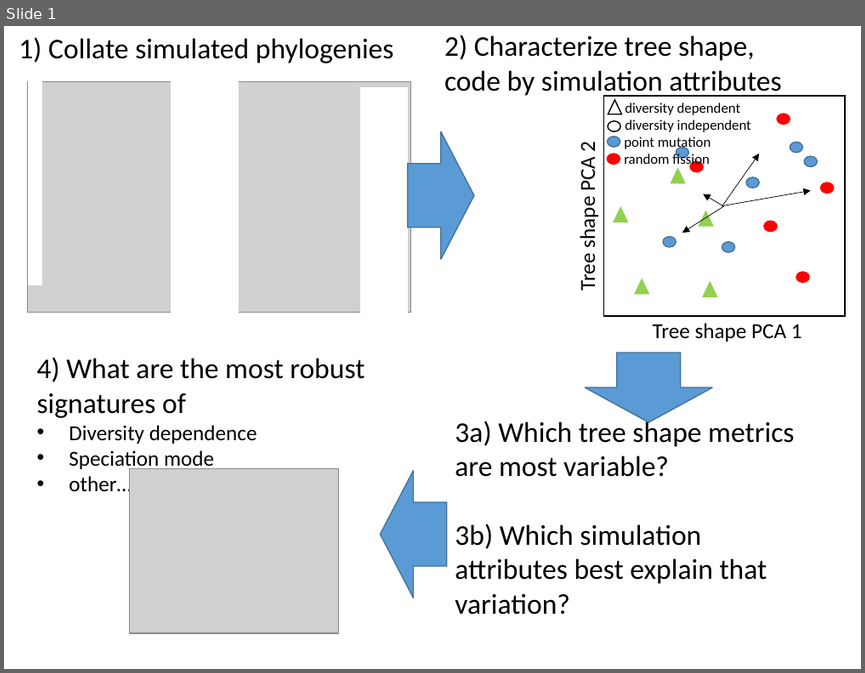
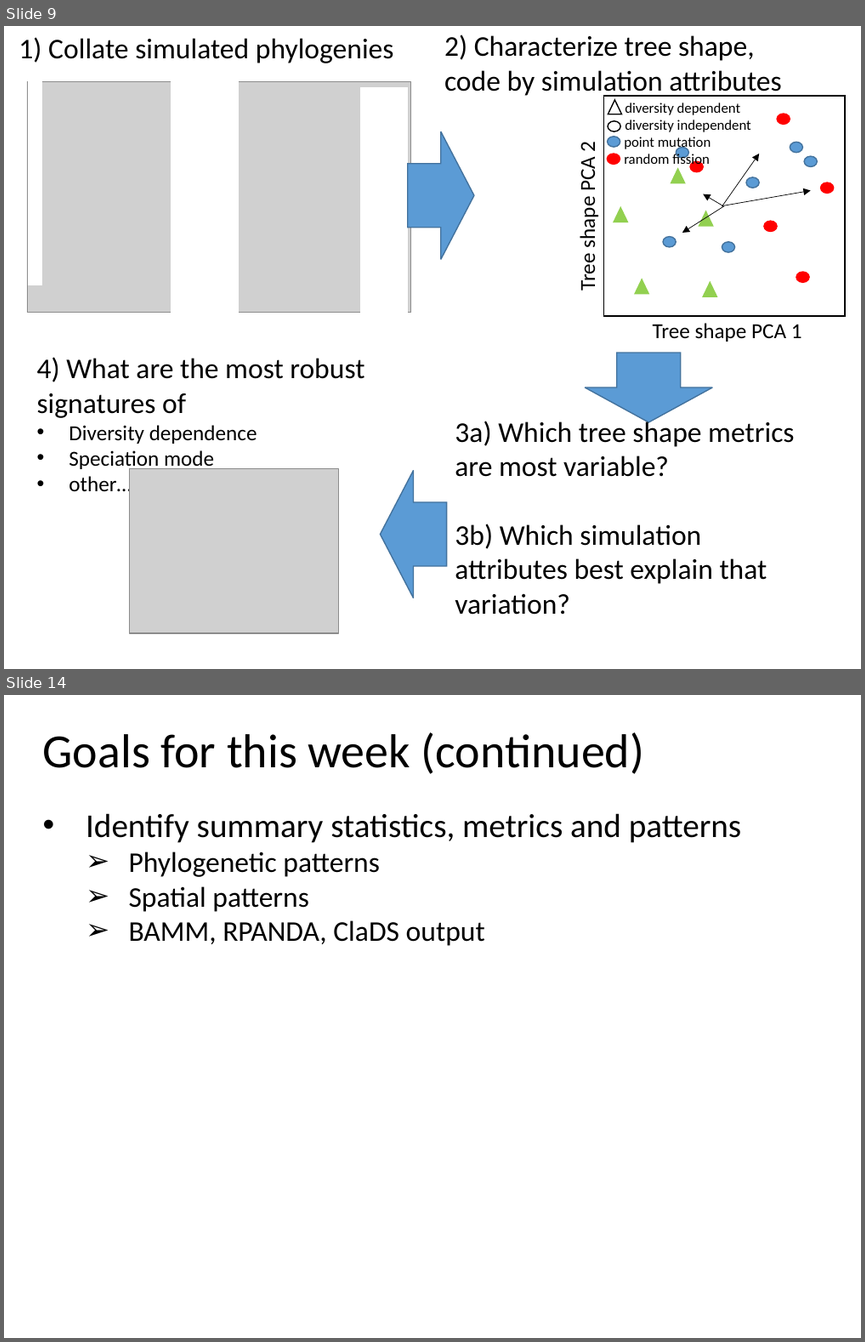
Before and after one commit to sELDIG/SimulationStudy, a slide deck: simulation_output_comparison.pptx. Shown one above the other, each under a label of ours: slide 1 before the commit, slides 9 and 14 after it; the slides between them are not shown. The pictures are 865x673 and 865x1342 pixels, drawn with LibreOffice and Linux fonts; fonts in the diff are those of the drawing; grey boxes stand for pictures. Boxes give left, top, right and bottom in pixels: in the first picture for what was removed or moved away, otherwise in the second. Text is boxed around its words. In the diff, an @@ line names an element or a change of style, - is before the commit and + after.

```diff
--- a/simulation_output_comparison.pptx
+++ b/simulation_output_comparison.pptx
@@ slide 14 added at [4,695,861,1338], background #FFFFFF @@
@@ text added at [43,732,645,774], 40 pt, text #000000 @@
+Goals for this week (continued)
@@ text added at [86,813,741,946], 24 pt, text #000000 @@
+• Identify summary statistics, metrics and patterns
+  ➢ Phylogenetic patterns
+  ➢ Spatial patterns
+  ➢ BAMM, RPANDA, ClaDS output
@@ what was slide 1 is now slide 9 @@
```
Also in this commit, not shown: 12 other slides added.
